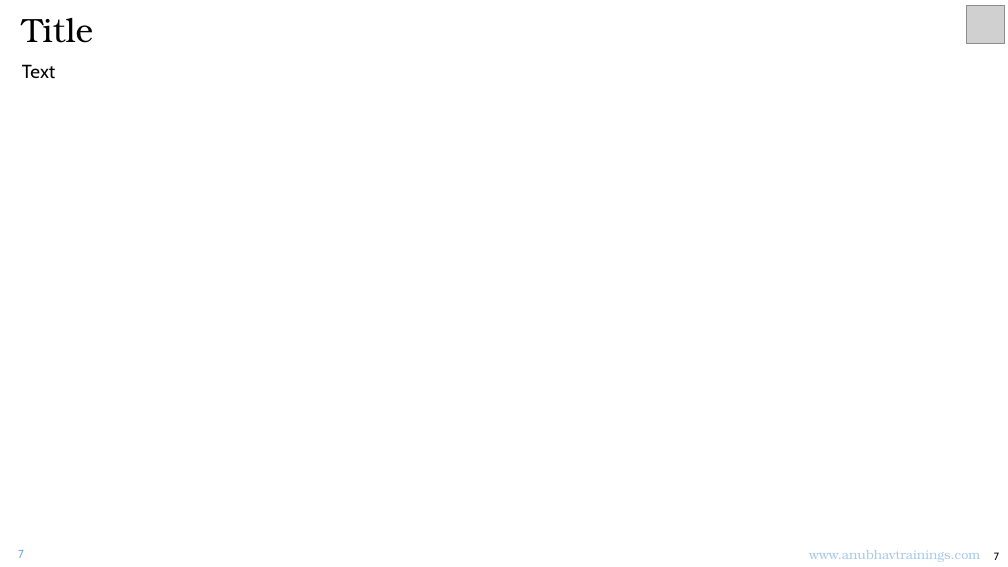
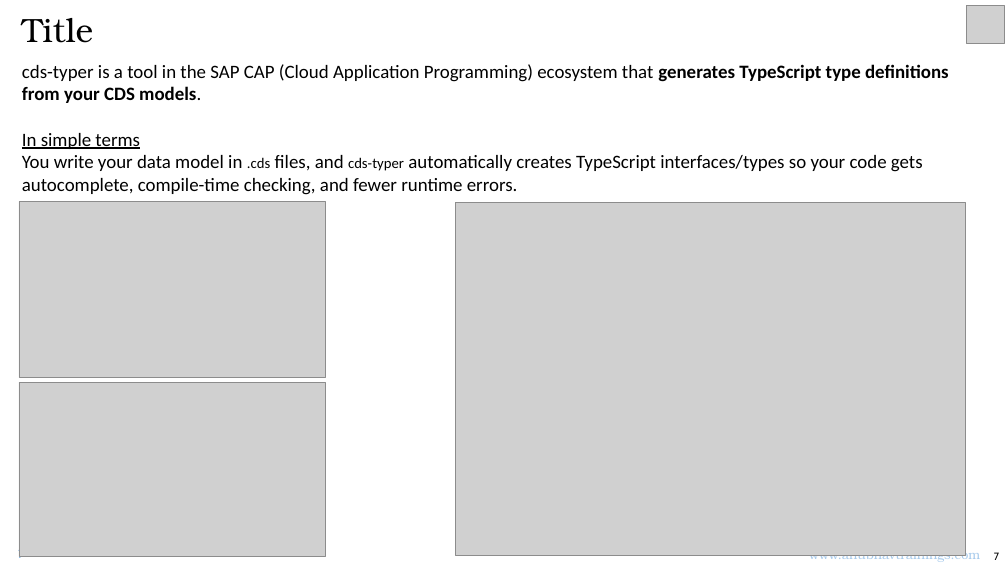
Before and after one commit to soyuztechnologies/typescript_training_capm, a slide deck: slide 39 of Day 2/DAY-2.pptx. Drawn at 1008x567 pixels with LibreOffice and Linux fonts; fonts in the diff are those of the drawing; grey boxes stand for pictures. Boxes give left, top, right and bottom in pixels: in the first picture for what was removed or moved away, otherwise in the second. Text is boxed around its words. In the diff, an @@ line names an element or a change of style, - is before the commit and + after.

```diff
--- a/Day 2/DAY-2.pptx
+++ b/Day 2/DAY-2.pptx
@@ text at (22, 64, 949, 195): text changed; font Cabin to Calibri @@
-Text
+cds-typer is a tool in the SAP CAP (Cloud Application Programming) ecosystem that generates TypeScript type definitions from your CDS models.
+In simple terms
+You write your data model in .cds files, and cds-typer automatically creates TypeScript interfaces/types so your code gets autocomplete, compile-time checking, and fewer runtime errors.
@@ picture added at (19, 202, 325, 378) @@
@@ picture added at (455, 203, 965, 556) @@
@@ picture added at (19, 382, 325, 557) @@
```
Also in this commit, not shown: 1 other file.
